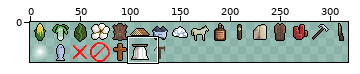
A sprite sheet gets an edit: tiles/commodities20.png. Above: a wide view before the commit, with the close-up outlined.
Close-up. Before the edit:
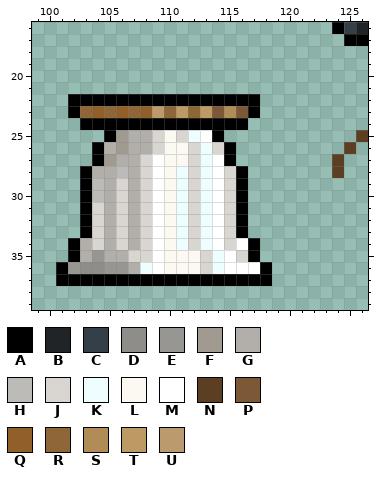
The file is 320x40 pixels. Pixels under 10% opacity are left out. Colours within 5 levels of each other are drawn and written as one. Shown: x 99..126, y 16..39. The wide view leaves out empty margins.
Palette (. is transparent): A #000000  B #212426  C #353f48  D #8f8d89  E #989692  F #a09a91  G #b2afaa  H #bdbbb8  J #d9d6d1  K #eefeff  L #fcf9f2  M #ffffff  N #5c3f23  P #7c5837  Q #91602a  R #8f6637  S #b08c57  T #bd9963  U #bb9b6e
After:
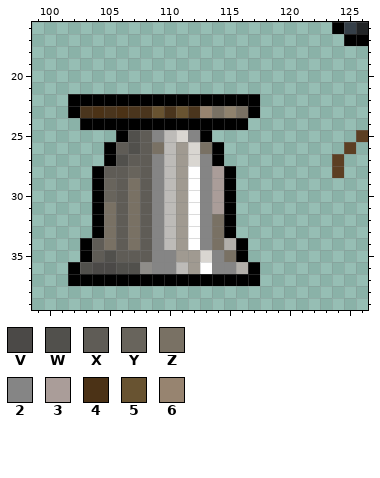
Colours new in this view: V #4b4947  W #51504c  X #5f5c56  Y #68645c  Z #797164  2 #858585  3 #aa9d99  4 #4b3216  5 #685331  6 #978470
Message: Update liberty bell tile.
From old to new:
colour R: #8f6637 -> #4a351d
colour S: #b08c57 -> #8f826e
Changed rows in their new state; - is a pixel that keeps its letter.
first column x 101:
23 ---4-4-R5-5-6Z-Z--
25 ----.AWX2H-2A.----
26 ---.AXWXZHF-ZA.---
27 ---.AWXX2HF-2A.---
28 --.AXXYX2HFM23A.--
29 --.AYXZX2HFM23A.--
30 --.AYXZX2HFM23A.--
31 --.AZXZX2HFM23A.--
32 --.AZXZX2HFM2ZA.--
33 --.AZXZX2HFM2ZA.--
34 -.AXZXZX2HFM2ZGA.-
35 -.AXWXXX22FF-2ZA.-
36 .AWVVWWD22HFM22GA.
37 .----------------.
